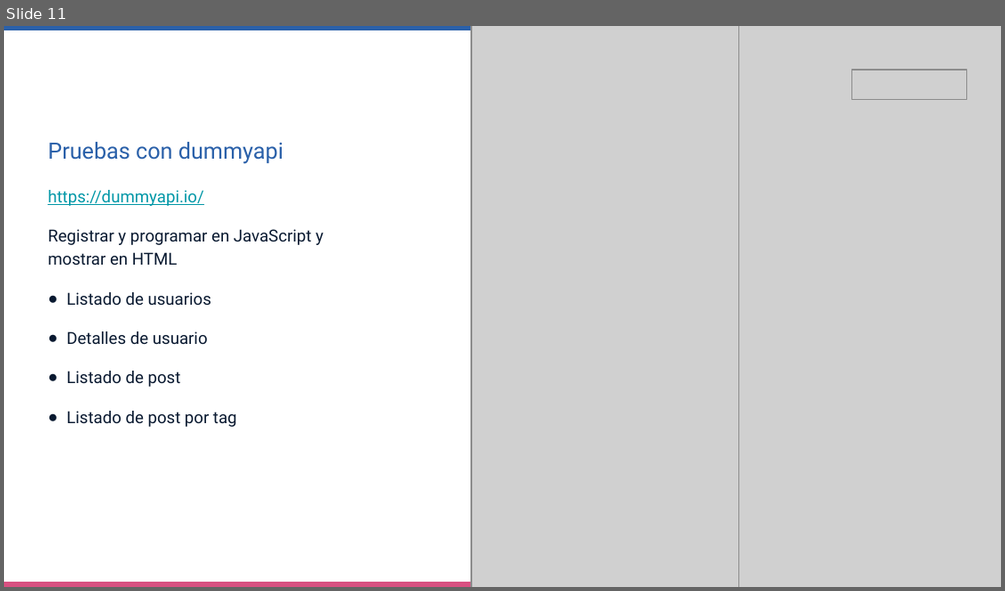
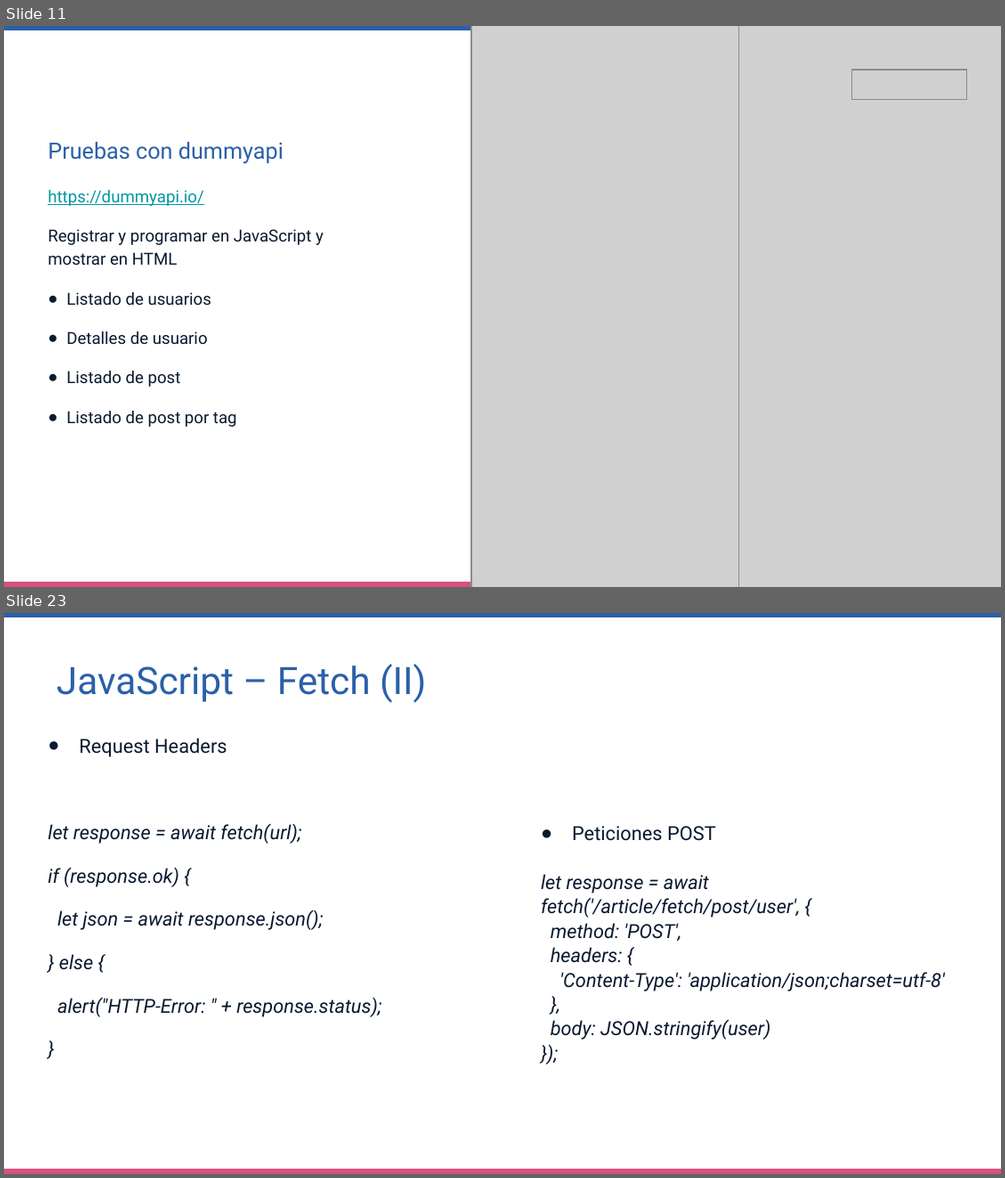
Before and after one commit to daaniad/jsAvanzado, a slide deck: 20221112_JavaScript_Avanzado_Promo3.pptx. Shown one above the other, each under a label of ours: slide 11 before the commit, slides 11 and 23 after it; the slides between them are not shown. The pictures are 1005x591 and 1005x1178 pixels, drawn with LibreOffice and Linux fonts; fonts in the diff are those of the drawing; grey boxes stand for pictures; background and template pictures are left out. Boxes give left, top, right and bottom in pixels: in the first picture for what was removed or moved away, otherwise in the second. Text is boxed around its words. In the diff, an @@ line names an element or a change of style, - is before the commit and + after.

```diff
--- a/20221112_JavaScript_Avanzado_Promo3.pptx
+++ b/20221112_JavaScript_Avanzado_Promo3.pptx
@@ slide 23 added at (x1=4, y1=613, x2=1001, y2=1174), background #FFFFFF; not listed: 2 template elements that a slide beside it also shows @@
@@ text added at (x1=57, y1=664, x2=426, y2=703), 27.3 pt, text #2A60A9 @@
+JavaScript – Fetch (II)
@@ text added at (x1=48, y1=738, x2=381, y2=1017), 14 pt, text #091930, italic @@
+● Request Headers
+let response = await fetch(url);
+if (response.ok) {
+let json = await response.json();
+} else {
+alert("HTTP-Error: " + response.status);
+}
@@ text added at (x1=541, y1=874, x2=944, y2=1039), 14 pt, text #091930, italic @@
+● Peticiones POST
+let response = await fetch('/article/fetch/post/user', {
+method: 'POST',
+headers: {
+'Content-Type': 'application/json;charset=utf-8'
+},
+body: JSON.stringify(user)
+});
```
Also in this commit, not shown: 11 other slides added.
